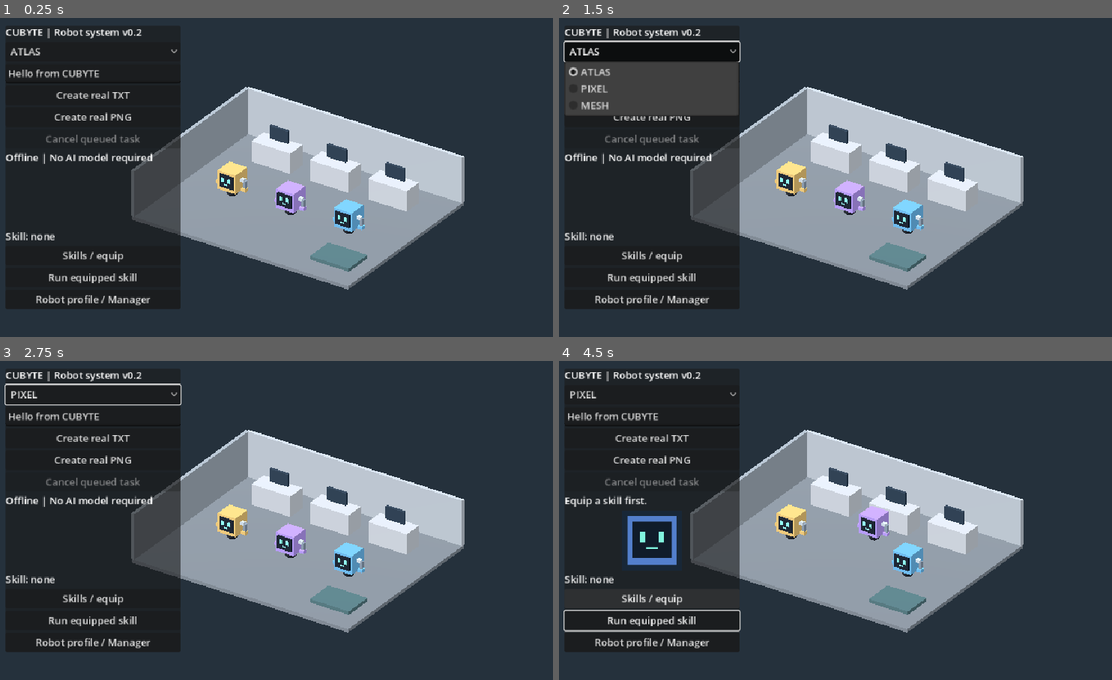
Above: before the commit, frames 1-4 (two rows, left to right).
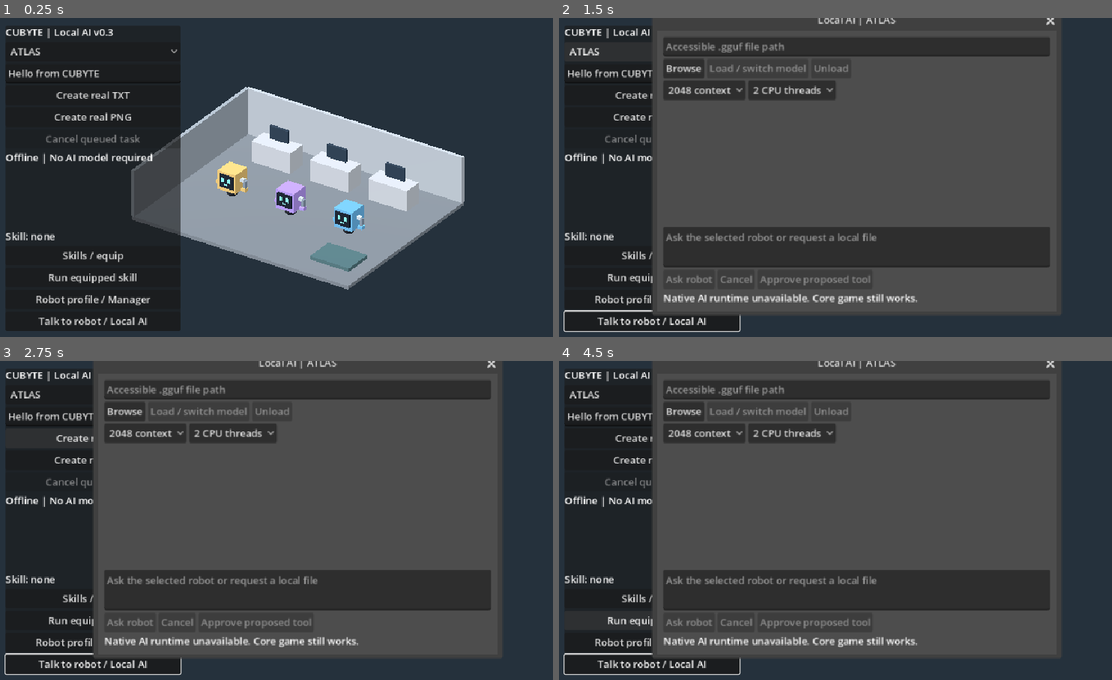
Above: after the commit, the same moments.

Repository: joparoxxx/VOXHAVEN
Game: Godot game, scene res://scenes/office.tscn
The game is run twice, just before and just after one commit, with the same random seed, the same clock (stepped at 60 frames per second) and the same inputs.
Inputs (mouse positions are in pixels of both pictures, inside the frame that each line leads up to):
- Up to frame 1 (0.25 s): no input
- Up to frame 2 (1.5 s): click (653, 321) at 0.5 s, where only the run after the commit has a clickable "Talk to robot / Local AI"; click "ATLAS" at 1.25 s
- Up to frame 3 (2.75 s): click "Create real TXT" at 2 s
- Up to frame 4 (4.5 s): click (653, 392) at 2.75 s, where only the run before the commit has a clickable "PIXEL"; click "Create real PNG" at 3.5 s; click "Run equipped skill" at 4.25 s

The runs differ from the first frame. In frame 1, 2.1% of the frame differs, in the area x 1-33%, y 3-99%; in frame 2, 60%, in the area x 0-91%, y 0-99%; in frame 3, 58%; in frame 4, 59%.

Commit message:
feat: connect local AI console to existing robot task engine

Diff:
--- a/game/scenes/office.gd
+++ b/game/scenes/office.gd
@@ -2,6 +2,8 @@
 const TaskEngine = preload("res://core/task_engine.gd")
 const Skills = preload("res://core/skill_registry.gd")
 const Roster = preload("res://core/robot_roster.gd")
+const AIConsole = preload("res://scenes/ai_console.gd")
+var ai_console
 var roster = Roster.new()
 var robot_dialog: Window
 var memory_editor: TextEdit
@@ -126,7 +128,7 @@
 	var column := VBoxContainer.new()
 	panel.add_child(column)
 	var title := Label.new()
-	title.text = "CUBYTE | Robot system v0.2"
+	title.text = "CUBYTE | Local AI v0.3"
 	column.add_child(title)
 	selection = OptionButton.new()
 	for id in ROBOT_IDS:
@@ -179,6 +181,15 @@
 	profile_button.text = "Robot profile / Manager"
 	profile_button.pressed.connect(_show_robot_profile)
 	column.add_child(profile_button)
+	var ai_button := Button.new()
+	ai_button.text = "Talk to robot / Local AI"
+	ai_button.pressed.connect(_show_ai)
+	column.add_child(ai_button)
+	ai_console = AIConsole.new()
+	ai_console.configure(roster, skills)
+	ai_console.visible = false
+	add_child(ai_console)
+	ai_console.proposal_approved.connect(_ai_task)
 	_build_skill_dialog()
 	_build_robot_dialog()
 	_refresh_binding()
@@ -442,3 +453,19 @@
 	selection.select(selected)
 	_refresh_binding()
 	_queue(tool, input.text if tool == "text" else "")
+
+func _show_ai() -> void:
+	if not busy:
+		ai_console.show_for(ROBOT_IDS[selected])
+
+func _ai_task(robot_id: String, tool: String, payload: String) -> void:
+	if busy or not roster.can_use(robot_id, tool):
+		status.text = "AI tool request denied or worker busy."
+		return
+	var index := ROBOT_IDS.find(robot_id)
+	if index < 0:
+		return
+	selected = index
+	selection.select(index)
+	_refresh_binding()
+	_queue(tool, payload)
